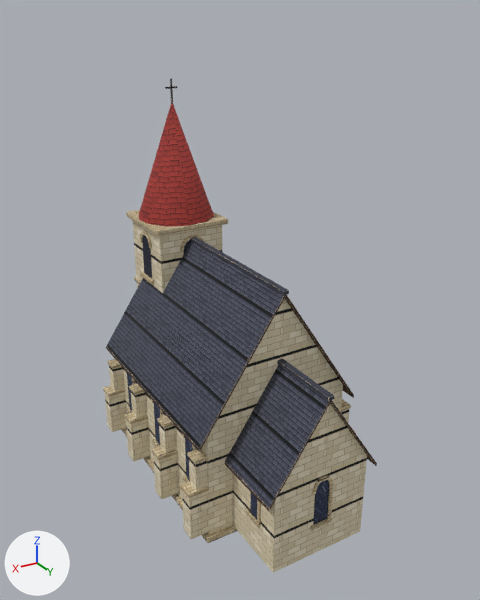
Before and after pictures for a commit that changed the glTF model godot/assets/blender/chapel_2.glb.
Camera for both pictures: a camera (50 mm lens) standing at (14.0, 24.2, 21.1) and looking at (-0.2, 0.5, 9.3). Arrows for +X, +Y and +Z are at lower left; the lights stay in place. The older version comes first. Vertices at exactly the same position are counted once.

In view in the first picture: 'chapel_3'.
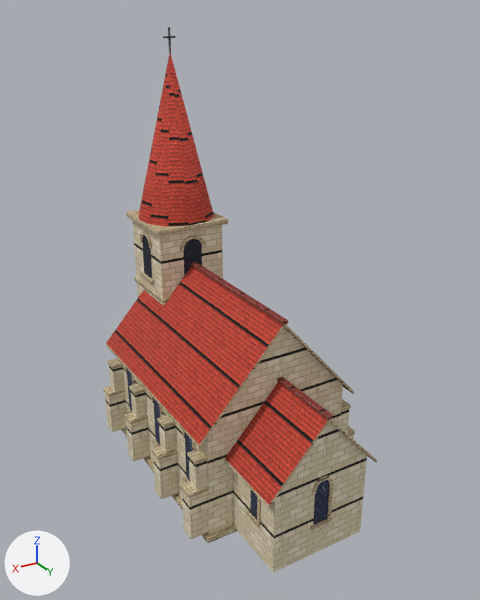
Boxes (x1, y1, x2, y2) around the edits, measured in the pictures (480 x 600 px; the box of a moved part takes in the faces that stretch with it):
'chapel_3', reshaped (10% taller)
    before: (103, 78, 377, 573)
    after: (103, 27, 377, 573)
part 1 of me_chapel_3, moved or reshaped
    before: (277, 359, 334, 401)
    after: (277, 377, 333, 420)
part 2 of me_chapel_3, moved or reshaped
    before: (225, 400, 377, 511)
    after: (225, 419, 377, 508)
part 3 of me_chapel_3, moved or reshaped
    before: (190, 237, 289, 295)
    after: (190, 262, 288, 325)
part 4 of me_chapel_3, moved or reshaped
    before: (106, 294, 354, 452)
    after: (106, 324, 354, 448)
part 5 of me_chapel_3, moved or reshaped
    before: (170, 78, 173, 103)
    after: (168, 27, 171, 53)
part 6 of me_chapel_3, moved or reshaped
    before: (165, 86, 177, 89)
    after: (163, 36, 176, 38)
part 7 of me_chapel_3, moved or reshaped (mostly hidden)
    before: (127, 235, 329, 525)
    after: (127, 53, 329, 525)
part 8 of me_chapel_3, moved or reshaped
    before: (215, 298, 365, 486)
    after: (217, 327, 364, 485)
part 9 of me_chapel_3, moved or reshaped (not visible afterwards)
    before: (139, 103, 214, 226)
part 10 of me_chapel_3, recoloured
    before: (106, 241, 329, 508)
    after: (106, 266, 328, 505)
part 11 of me_chapel_3, recoloured
    before: (106, 295, 377, 511)
    after: (106, 324, 377, 508)
part 12 of me_chapel_3, recoloured
    before: (190, 237, 334, 401)
    after: (190, 262, 333, 420)

The edits, one by one:
Picture 'pw_tile_darkred' (img_pw_tile_darkred) is new.
Picture 'pw_tile_red' (img_pw_tile_red) is new.
Material 'pw_tile_darkred' (mat_pw_tile_darkred) is new.
Its texture is img_pw_tile_darkred.
Its roughness is 0.9.
Material 'pw_tile_red' (mat_pw_tile_red) is new.
Its texture is img_pw_tile_red.
Its roughness is 0.9.
me_chapel_3 is used by ob_chapel_3; location (0.0, 0.0, 0.0).
me_chapel_3 had 5225 vertices, 7740 faces and spanned x -4.4..4.4, y -7.6..7.5, z 0.0..18.4.
me_chapel_3 now has 5225 vertices, 7740 faces and spans x -4.4..4.4, y -7.6..7.5, z 0.0..20.5.
me_chapel_3 part 1: the loose piece of 20 vertices spanning x -0.1..0.1, y 3.5..7.5, z 7.8..7.9 is moved by (0.0, 0.0, -0.9).
me_chapel_3 part 2: the loose piece of 36 vertices spanning x -2.7..2.7, y 3.5..7.4, z 3.7..7.8 is scaled about its middle by (1, 1, 0.749), then moved by (0.0, 0.0, -0.4).
me_chapel_3 part 3: the loose piece of 20 vertices spanning x -0.1..0.1, y -6.2..4.3, z 10.9..11.1 is moved by (0.0, 0.0, -1.3).
me_chapel_3 part 4: the loose piece of 36 vertices spanning x -4.0..4.0, y -6.2..4.3, z 4.9..11.0 is scaled about its middle by (1, 1, 0.749), then moved by (0.0, 0.0, -0.6).
me_chapel_3 part 5: the loose piece of 20 vertices spanning x 0.0, y -5.5..-5.4, z 17.2..18.4 is moved by (0.0, 0.0, 2.2).
me_chapel_3 part 6: the loose piece of 20 vertices spanning x -0.3..0.3, y -5.5..-5.4, z 17.9..18.0 is moved by (0.0, 0.0, 2.2).
me_chapel_3 part 7: 204 of 5225 vertices moved; they spanned x -3.5..3.5, y -7.2..7.3, z 0.3..11.0 and now span x -3.5..3.5, y -7.2..7.3, z 0.3..19.5; mean shift (0.0, 0.0, 0.0); largest move (-3.5, 2.0, 1.9) -> (0.0, -5.4, 19.5).
Part 8, on me_chapel_3:
Vertex 5019 of me_chapel_3 moves from (0.0, 4.1, 11.0) to (0.0, 4.1, 9.7).
Vertex 5020 of me_chapel_3 moves from (0.0, 7.2, 7.8) to (0.0, 7.2, 7.0).
Part 9, on me_chapel_3:
Vertex 5224 of me_chapel_3 moves from (0.0, -5.4, 17.4) at pixel (171, 100) to (-1.7, -4.9, 8.8).
me_chapel_3 part 10: 8 faces spanning x -4.0..4.0, y -6.2..7.4, z 4.0..9.7 switch from mat_pw_slate (picture img_pw_slate) to mat_pw_tile_red (picture img_pw_tile_red).
me_chapel_3 part 11: 24 faces spanning x -4.0..4.0, y -6.2..7.4, z 3.8..9.7 switch from mat_pw_timber (picture img_pw_timber) to mat_pw_cobble_wall (picture img_pw_cobble_wall).
me_chapel_3 part 12: 20 faces spanning x -0.1..0.1, y -6.2..7.5, z 6.9..9.8 switch from mat_pw_roof_cap (picture img_pw_roof_cap) to mat_pw_tile_darkred (picture img_pw_tile_darkred).
me_chapel_3 no longer uses material mat_pw_roof_red (picture img_pw_roof_red).
